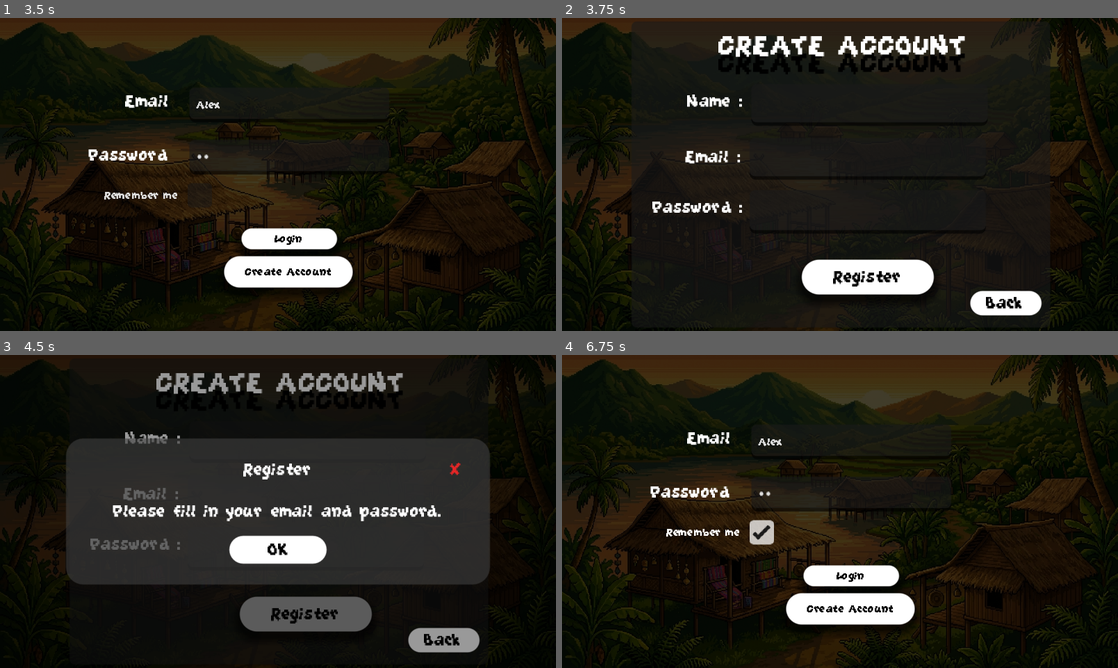
Above: before the commit, frames 1-4 (two rows, left to right).
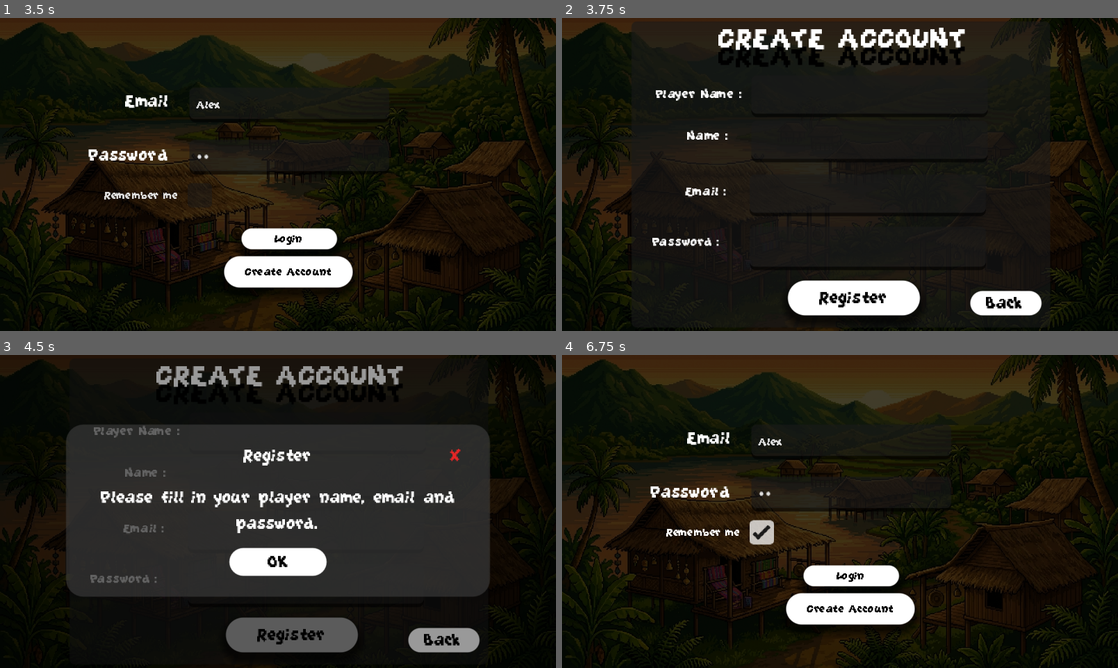
Above: after the commit, the same moments.

Repository: Jameszzz1/heritage-quest
Game: Godot game, scene res://scenes/ui/splash_screen.tscn
Two runs of this game, one before a commit and one after it. Both use one fixed random seed, a clock stepped at 60 frames per second and the inputs below. Video files are missing from this copy of the repository; at most half a second of black plays in their place. Sound files missing from this copy of the repository are replaced by a short silence.
Inputs (mouse positions are in pixels of both pictures, inside the frame that each line leads up to):
- Up to frame 1 (3.5 s): tap Enter (ui_accept) at 0.5 s; move the mouse to (400, 158) at 0.52 s; hold D (move_right) 0.53-1.25 s; hold E (interact) 0.53-1.25 s; click (400, 158) at 0.67 s; tap Space (jump) at 0.77, 1.07 s; tap 1 at 0.8 s; click (289, 105) at 1.27 s; type "Alex" at 1.35 s; click (289, 155) at 1.5 s; type "12" at 1.58 s; click "Login" at 2 s; click "OK" at 2.75 s
- Up to frame 2 (3.75 s): click "Create Account" at 3.5 s
- Up to frame 3 (4.5 s): click "Register" at 4.25 s
- Up to frame 4 (6.75 s): click "OK" at 5 s; click "Back" at 5.75 s; click "Remember me" at 6.5 s

Frame 1 is identical in both runs. In frame 2, 7.5% of the frame differs, in the area x 16-73%, y 3-96%; in frame 3, 17%, in the area x 11-89%, y 3-96%; in frame 4, nothing differs.

Commit message:
Add Player name by the character

Diff:
--- a/scenes/ui/hud.tscn
+++ b/scenes/ui/hud.tscn
@@ -127,11 +127,15 @@
 [node name="SettingsButton" type="Button" parent="." unique_id=1121677931]
 process_mode = 3
 custom_minimum_size = Vector2(0.5, 0.5)
-anchors_preset = 1
-anchor_left = 1.0
-anchor_right = 1.0
-offset_left = -14.0
-offset_bottom = 14.0
+anchors_preset = -1
+anchor_left = 0.97800004
+anchor_top = 0.032
+anchor_right = 0.97800004
+anchor_bottom = 0.032
+offset_left = -6.960022
+offset_top = -5.76
+offset_right = 7.039978
+offset_bottom = 8.24
 grow_horizontal = 0
 theme_override_font_sizes/font_size = 10
 theme_override_styles/normal = SubResource("StyleBoxEmpty_h022r")
--- a/scenes/ui/login.tscn
+++ b/scenes/ui/login.tscn
@@ -94,6 +94,7 @@
 theme_override_styles/panel = SubResource("StyleBoxTexture_bvvwm")
 
 [node name="LoginUI" type="Panel" parent="." unique_id=1800049734]
+visible = false
 layout_mode = 1
 anchors_preset = 15
 anchor_right = 1.0
@@ -203,7 +204,6 @@
 icon_alignment = 2
 
 [node name="CreateAccountUI" type="Panel" parent="." unique_id=860104780]
-visible = false
 layout_mode = 0
 offset_left = 40.0
 offset_top = 2.0
@@ -213,9 +213,8 @@
 [node name="Createlabel" type="Label" parent="CreateAccountUI" unique_id=941627796]
 layout_mode = 0
 offset_left = 50.0
-offset_top = 4.0
 offset_right = 193.0
-offset_bottom = 25.0
+offset_bottom = 21.0
 theme_override_colors/font_shadow_color = Color(0, 0, 0, 1)
 theme_override_constants/line_spacing = 0
 theme_override_constants/shadow_offset_x = 0
@@ -225,69 +224,88 @@
 theme_override_font_sizes/font_size = 20
 text = "CREATE ACCOUNT"
 
+[node name="PlayerNameLE" type="LineEdit" parent="CreateAccountUI" unique_id=733807916]
+layout_mode = 0
+offset_left = 69.0
+offset_top = 31.0
+offset_right = 205.0
+offset_bottom = 55.0
+theme_override_fonts/font = ExtResource("1_cau7c")
+theme_override_font_sizes/font_size = 8
+
 [node name="NameLE" type="LineEdit" parent="CreateAccountUI" unique_id=1871830257]
 layout_mode = 0
 offset_left = 69.0
-offset_top = 36.0
+offset_top = 57.0
 offset_right = 205.0
-offset_bottom = 60.0
-theme_override_fonts/font = ExtResource("1_cau7c")
-theme_override_font_sizes/font_size = 12
+offset_bottom = 81.0
+theme_override_fonts/font = ExtResource("1_cau7c")
+theme_override_font_sizes/font_size = 8
 
 [node name="EmailLE" type="LineEdit" parent="CreateAccountUI" unique_id=515285931]
 layout_mode = 0
 offset_left = 68.0
-offset_top = 67.0
+offset_top = 88.0
 offset_right = 204.0
-offset_bottom = 91.0
-theme_override_fonts/font = ExtResource("1_cau7c")
-theme_override_font_sizes/font_size = 12
+offset_bottom = 112.0
+theme_override_fonts/font = ExtResource("1_cau7c")
+theme_override_font_sizes/font_size = 8
 
 [node name="PassLE" type="LineEdit" parent="CreateAccountUI" unique_id=1205186898]
 layout_mode = 0
 offset_left = 68.0
-offset_top = 97.0
+offset_top = 118.0
 offset_right = 204.0
-offset_bottom = 122.0
-theme_override_font_sizes/font_size = 12
+offset_bottom = 143.0
+theme_override_font_sizes/font_size = 8
 secret = true
 
+[node name="PlayerNameLabel" type="Label" parent="CreateAccountUI" unique_id=2111785955]
+layout_mode = 0
+offset_left = 14.0
+offset_top = 37.0
+offset_right = 80.0
+offset_bottom = 49.0
+theme_override_fonts/font = ExtResource("1_cau7c")
+theme_override_font_sizes/font_size = 9
+text = "Player Name :"
+
+[node name="NameLabel" type="Label" parent="CreateAccountUI" unique_id=1233821170]
+layout_mode = 0
+offset_left = 32.0
+offset_top = 61.0
+offset_right = 74.0
+offset_bottom = 77.0
+theme_override_fonts/font = ExtResource("1_cau7c")
+theme_override_font_sizes/font_size = 9
+text = "Name :"
+
 [node name="EmailLabel" type="Label" parent="CreateAccountUI" unique_id=1388836763]
 layout_mode = 0
 offset_left = 31.0
-offset_top = 72.0
+offset_top = 93.0
 offset_right = 63.0
-offset_bottom = 84.0
-theme_override_fonts/font = ExtResource("1_cau7c")
-theme_override_font_sizes/font_size = 12
+offset_bottom = 105.0
+theme_override_fonts/font = ExtResource("1_cau7c")
+theme_override_font_sizes/font_size = 9
 text = "Email :"
 
 [node name="PassLabel" type="Label" parent="CreateAccountUI" unique_id=2073711794]
 layout_mode = 0
 offset_left = 12.0
-offset_top = 101.0
+offset_top = 122.0
 offset_right = 64.0
-offset_bottom = 113.0
-theme_override_fonts/font = ExtResource("1_cau7c")
-theme_override_font_sizes/font_size = 12
+offset_bottom = 134.0
+theme_override_fonts/font = ExtResource("1_cau7c")
+theme_override_font_sizes/font_size = 9
 text = "Password :"
 
-[node name="NameLabel" type="Label" parent="CreateAccountUI" unique_id=1233821170]
-layout_mode = 0
-offset_left = 32.0
-offset_top = 40.0
-offset_right = 74.0
-offset_bottom = 56.0
-theme_override_fonts/font = ExtResource("1_cau7c")
-theme_override_font_sizes/font_size = 12
-text = "Name :"
-
 [node name="Register" type="Button" parent="CreateAccountUI" unique_id=1267688293]
 layout_mode = 0
-offset_left = 98.0
-offset_top = 137.0
-offset_right = 174.0
-offset_bottom = 157.0
+offset_left = 90.0
+offset_top = 149.0
+offset_right = 166.0
+offset_bottom = 169.0
 size_flags_vertical = 3
 theme_override_colors/font_color = Color(0, 0, 0, 1)
 theme_override_colors/font_focus_color = Color(0, 0, 0, 1)
--- a/scenes/ui/main_menu.tscn
+++ b/scenes/ui/main_menu.tscn
@@ -129,7 +129,7 @@
 theme_override_styles/normal = SubResource("StyleBoxFlat_glbon")
 theme_override_styles/pressed = SubResource("StyleBoxFlat_7vrkn")
 theme_override_styles/hover = SubResource("StyleBoxFlat_fu7sn")
-text = "Load Game"
+text = "LOAD GAME"
 
 [node name="Achievements2" type="Button" parent="." unique_id=2082298048]
 layout_mode = 0
--- a/scripts/global.gd
+++ b/scripts/global.gd
@@ -5,6 +5,14 @@
 signal token_claimed(province: String)
 
 const SAVE_PATH = "user://heritage_progress.save"
+const DEFAULT_PLAYER_NAME := "James"
+
+# Pangalan ng player (galing sa Create Account)
+var player_name: String = DEFAULT_PLAYER_NAME:
+	set(value):
+		print("DEBUG PLAYER NAME: ", player_name, " -> ", value)
+		print_stack()
+		player_name = value
 
 var current_health: float = -1
 var current_stamina: float = -1
@@ -63,6 +71,16 @@
 		var idx2 = AudioServer.bus_count - 1
 		AudioServer.set_bus_name(idx2, "MUSIC")
 		AudioServer.set_bus_send(idx2, "Master")
+
+# ---------------- PLAYER NAME ----------------
+
+func get_player_name() -> String:
+	var n = player_name.strip_edges()
+	return n if n != "" else DEFAULT_PLAYER_NAME
+
+# Pinapalitan ang "James" sa text ng pangalan ng player
+func apply_player_name(text: String) -> String:
+	return text.replace("James", get_player_name())
 
 func save_player_stats(player):
 	current_health = player.health
@@ -112,6 +130,7 @@
 # Data na isi-save (local file at Supabase)
 func get_save_data() -> Dictionary:
 	return {
+		"player_name": player_name,
 		"province_journals": province_journals,
 		"completed_npcs": completed_npcs,
 		"culture_read_npcs": culture_read_npcs,
@@ -133,6 +152,7 @@
 
 # Ipinapasok ang data (galing local file o Supabase) sa Global
 func _set_data(d: Dictionary) -> void:
+	player_name = str(d.get("player_name", DEFAULT_PLAYER_NAME))
 	province_journals = d.get("province_journals", {})
 	completed_npcs = d.get("completed_npcs", {})
 	culture_read_npcs = d.get("culture_read_npcs", {})
--- a/scripts/introduction.gd
+++ b/scripts/introduction.gd
@@ -27,6 +27,10 @@
 var skip_tween: Tween = null
 
 func _ready():
+	# Pinapalitan ang "James" ng pangalan ng player
+	for i in narration_parts.size():
+		narration_parts[i] = Global.apply_player_name(narration_parts[i])
+
 	title_label.modulate.a = 0.0
 	narration_label.text = ""
 	skip_prompt_label.modulate.a = 0.0
--- a/scripts/ui/login.gd
+++ b/scripts/ui/login.gd
@@ -13,6 +13,7 @@
 @onready var otp_ui: Panel = $otpUI
 @onready var email_field = $CreateAccountUI/EmailLE
 @onready var password_field = $CreateAccountUI/PassLE
+@onready var player_name_field = $CreateAccountUI/PlayerNameLE
 @onready var login_email_field = $LoginUI/Username
 @onready var login_password_field = $LoginUI/Password
 @onready var remember_me: CheckBox = $LoginUI/RememberMe
@@ -25,6 +26,7 @@
 var current_password = ""
 var trusted_email = ""   # email na naka-remember (skip OTP)
 var is_login_otp = false
+var pending_player_name = ""   # pangalang tinype sa Register, ise-save pagka-verify ng OTP
 
 var popup_root: Control
 var popup_title: Label
@@ -204,12 +206,22 @@
 	return ids is Array and ids.is_empty()
 
 # Pumapasok na sa game: load ng cloud save, tapos main menu
-func _finish_login(auth_data) -> void:
+func _finish_login(auth_data, is_new_account: bool = false) -> void:
 	Global.reset_progress()
+	Global.player_name = Global.DEFAULT_PLAYER_NAME   # linisin muna bago mag-load ng account
 	Global.set_cloud_user_from_auth(auth_data)
 	print("Cloud user id: ", Global.cloud_user_id)
 	var found = await Global.download_cloud_save()
 	print("Cloud save found: ", found)
+
+	# Bagong account: laging gamitin ang Player Name na tinype sa Register
+	if is_new_account and pending_player_name != "":
+		Global.player_name = pending_player_name
+		Global.save_progress()
+		await Global.upload_cloud_save()
+	pending_player_name = ""
+
+	print("Player name: ", Global.player_name)
 	LoadingScreen.change_scene("res://scenes/ui/main_menu.tscn")
 
 # ---------------- NAVIGATION ----------------
@@ -307,7 +319,7 @@
 		if is_login_otp:
 			_save_remembered(current_email, current_password)
 		otp_status.text = "Loading your progress..."
-		await _finish_login(result.data)
+		await _finish_login(result.data, not is_login_otp)
 	else:
 		otp_status.text = "❌ Wrong or expired OTP. Try again."
 		print("OTP Failed: ", result.error)
@@ -318,9 +330,14 @@
 	MusicManager.play_button_sfx()
 	var email = email_field.text.strip_edges()
 	var password = password_field.text
-
-	if email == "" or password == "":
-		show_popup("Register", "Please fill in your email and password.")
+	# Tinatanggal ang [ ] para hindi masira ang BBCode sa dialogue box
+	var player_name = player_name_field.text.strip_edges().replace("[", "").replace("]", "")
+
+	if email == "" or password == "" or player_name == "":
+		show_popup("Register", "Please fill in your player name, email and password.")
+		return
+	if player_name.length() < 2:
+		show_popup("Register", "Player name must be at least 2 characters.")
 		return
 	if not _is_valid_email(email):
 		show_popup("Register", "Please enter a valid email address.")
@@ -346,6 +363,7 @@
 
 	print("✅ REGISTER SUCCESS! OTP sent automatically by Supabase!")
 	current_email = email
+	pending_player_name = player_name
 	is_login_otp = false
 	create_account_ui.hide()
 	otp_ui.show()
--- a/scripts/ui/main_menu.gd
+++ b/scripts/ui/main_menu.gd
@@ -159,9 +159,9 @@
 # Start Journey (walang save) o Start New Journey (may save). Laging kita ang Load Game.
 func _refresh_menu_buttons() -> void:
 	if _has_save():
-		start_game.text = "Start New Journey"
+		start_game.text = "START NEW JOURNEY"
 	else:
-		start_game.text = "Start Journey"
+		start_game.text = "START JOURNEY"
 	load_game.show()
 
 func show_main() -> void:
--- a/scripts/ui/npc_dialogue.gd
+++ b/scripts/ui/npc_dialogue.gd
@@ -229,6 +229,7 @@
 # ---------- MENU AND DIALOGUE ----------
 
 func start_menu():
+	print("DEBUG NPC SCRIPT: player_name = ", Global.player_name)
 	state = "MENU"
 	var box = get_dialogue_box()
 	if box == null:
@@ -239,7 +240,7 @@
 	var completed = Global.is_npc_completed(npc_name)
 	var culture_read = is_culture_read()
 
-	var text = "Mabuting araw, Archivist James. Maligayang pagdating sa ating lupain.\n\n"
+	var text = "Mabuting araw, Archivist " + Global.get_player_name() + ". Maligayang pagdating sa ating lupain.\n\n"
 
 	# [1] — laging green
 	text += colored("[1] Pag-aralan ang Kultura", COLOR_GREEN) + "\n"
@@ -280,8 +281,9 @@
 
 	if dialogue_index < dialogue.size():
 		var line = dialogue[dialogue_index]
-		box.show_name(line["name"])
-		box.show_text(line["text"])
+		# Pinapalitan ang "James" sa JSON ng pangalan ng player
+		box.show_name(Global.apply_player_name(str(line["name"])))
+		box.show_text(Global.apply_player_name(str(line["text"])))
 		dialogue_index += 1
 	else:
 		# Natapos basahin lahat — ma-unlock na ang [2]
Binary file added: assets/images/menu/ui_icon_settings.png
Not shown, added: assets/images/menu/ui_icon_settings.png.import
